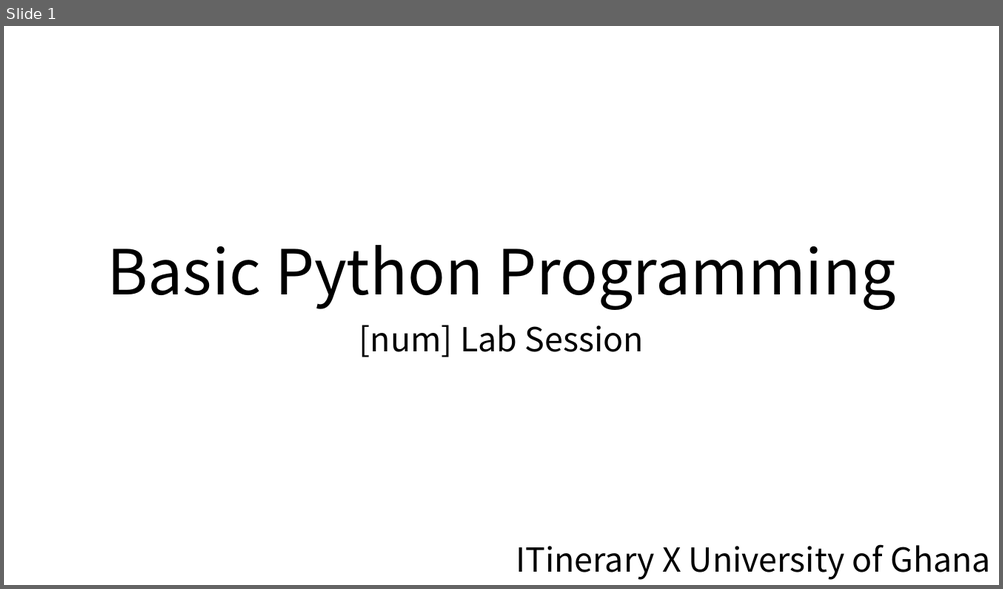
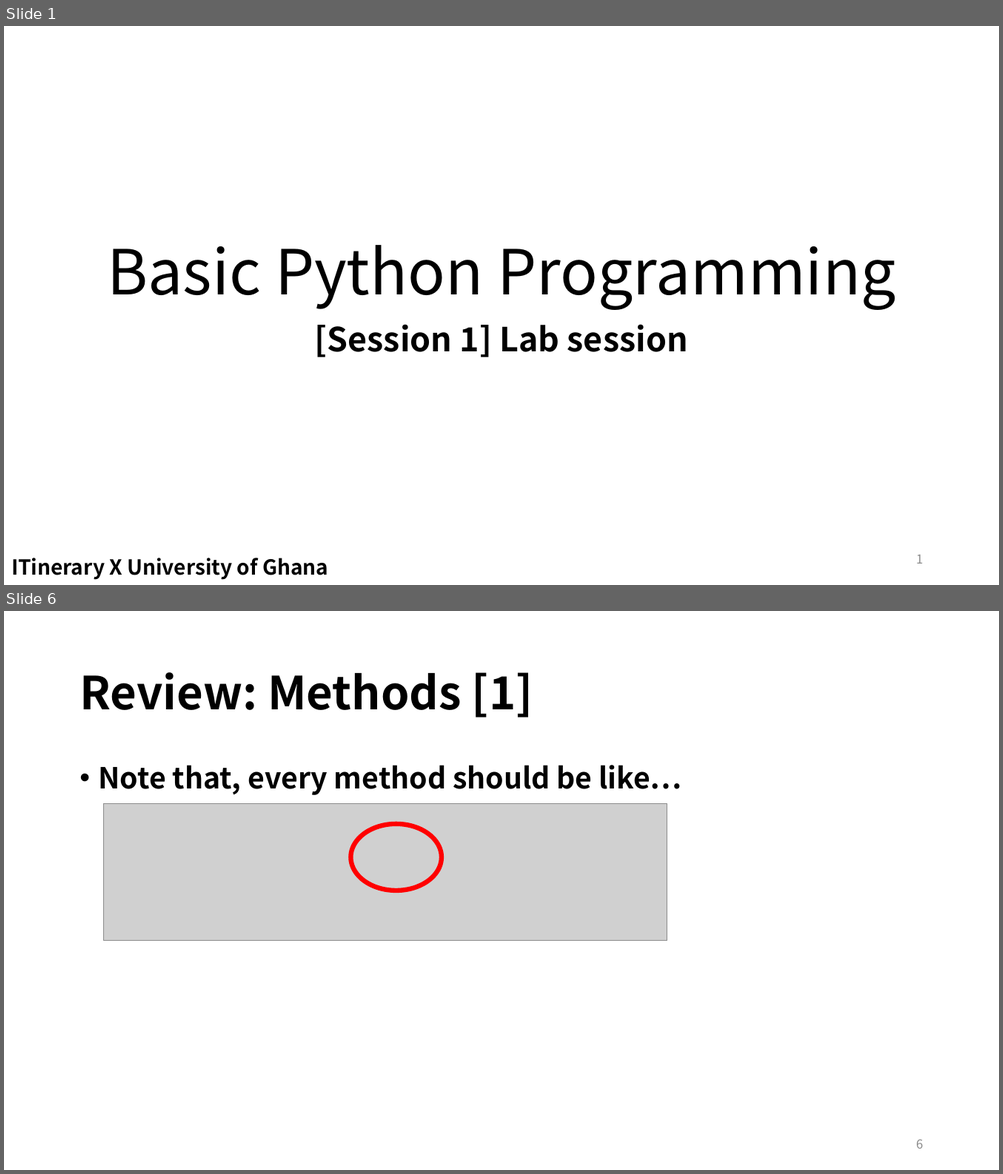
Before and after one commit to EunSeong-Park/EunSeong-Park.github.io, a slide deck: contents/2020_ITinerary/assets/session_1/labsession.pptx. Shown one above the other, each under a label of ours: slide 1 before the commit, slides 1 and 6 after it; the slides between them are not shown. The pictures are 1003x589 and 1003x1174 pixels, drawn with LibreOffice and Linux fonts; fonts in the diff are those of the drawing; grey boxes stand for pictures. Boxes give left, top, right and bottom in pixels: in the first picture for what was removed or moved away, otherwise in the second. Text is boxed around its words. In the diff, an @@ line names an element or a change of style, - is before the commit and + after.

```diff
--- a/contents/2020_ITinerary/assets/session_1/labsession.pptx
+++ b/contents/2020_ITinerary/assets/session_1/labsession.pptx
@@ slide 6 added at [4, 611, 999, 1170], background #FFFFFF @@
@@ title added at [79, 672, 533, 718], 44 pt, text #000000, bold @@
+Review: Methods [1]
@@ text added at [99, 765, 682, 795], 28 pt, text #000000, bold @@
+• Note that, every method should be like…
@@ picture added at [104, 803, 666, 941] @@
@@ ellipse added at [351, 824, 442, 891], outline #FF0000 4.5 pt @@
@@ page number added at [916, 1139, 922, 1149], 12 pt, text #8C8C8C @@
+6
@@ slide 1 changed as well @@
@@ subtitle at [315, 324, 688, 358]: text changed; bold on @@
-[num] Lab Session
+[Session 1] Lab session
@@ text "ITinerary X University of Ghana": place and size @@
-text "ITinerary X University of Ghana" at [515, 545, 990, 580]
+text "ITinerary X University of Ghana" at [11, 558, 328, 580]
@@ text "ITinerary X University of Ghana" at [11, 558, 328, 580]: size 32 to 20 pt, bold on; alignment right to left @@
@@ page number added at [916, 555, 922, 564], 12 pt, text #8C8C8C @@
+1
```
Also in this commit, not shown: 1 other slide changed, 15 other slides added, 5 slides removed, 15 other files.
